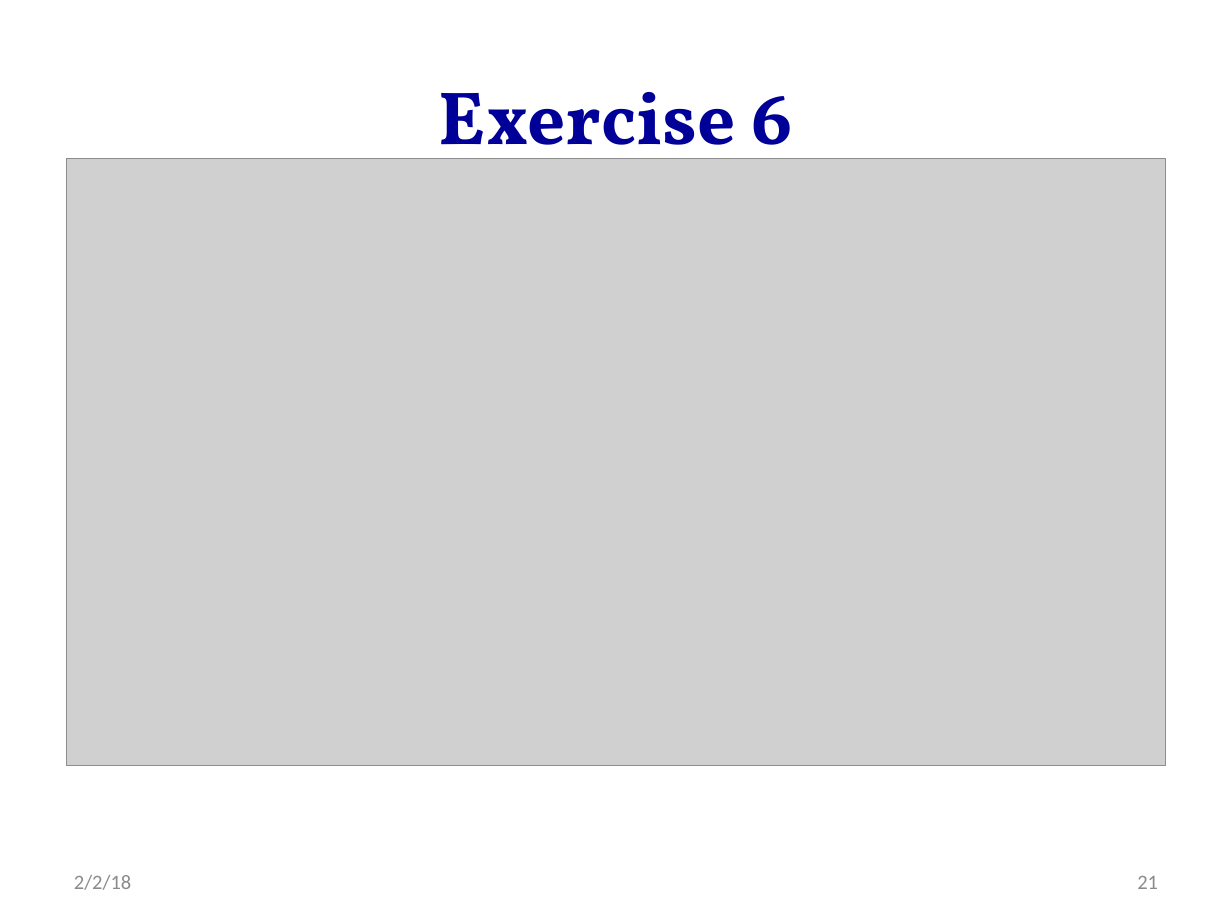
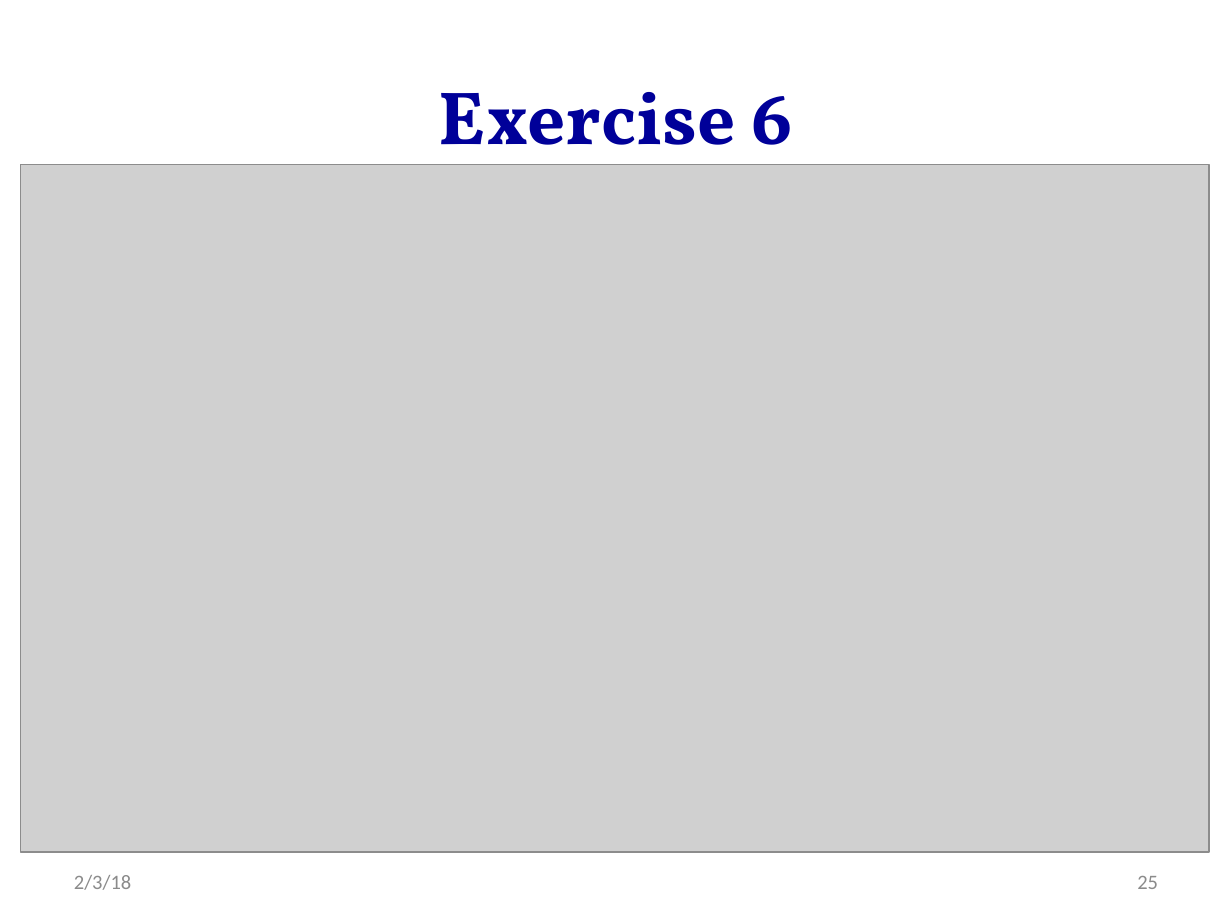
Before and after one commit to hejibo/Psychological-Statistics, a slide deck: slide 25 of Lecture 5- Exercise--Normal Curve, Linear Transformations, and Standard Scores/Lecture 5- Exercise--Normal Curve, Linear Transformations, and Standard Scores.pptx (slide 21 before the commit). Drawn at 1232x924 pixels with LibreOffice and Linux fonts; fonts in the diff are those of the drawing; grey boxes stand for pictures. Boxes give left, top, right and bottom in pixels: in the first picture for what was removed or moved away, otherwise in the second. Text is boxed around its words. In the diff, an @@ line names an element or a change of style, - is before the commit and + after.

```diff
--- a/Lecture 5- Exercise--Normal Curve, Linear Transformations, and Standard Scores/Lecture 5- Exercise--Normal Curve, Linear Transformations, and Standard Scores.pptx
+++ b/Lecture 5- Exercise--Normal Curve, Linear Transformations, and Standard Scores/Lecture 5- Exercise--Normal Curve, Linear Transformations, and Standard Scores.pptx
@@ picture: place and size @@
-picture at <box>67,158,1165,765</box>
+picture at <box>21,164,1210,851</box>
@@ text at <box>74,875,131,890</box>: text changed @@
-2/2/18
+2/3/18
@@ page number at <box>1137,876,1158,889</box>: text changed @@
-21
+25
```
Also in this commit, not shown: 20 other slides changed, 4 slides added, 8 other files.
